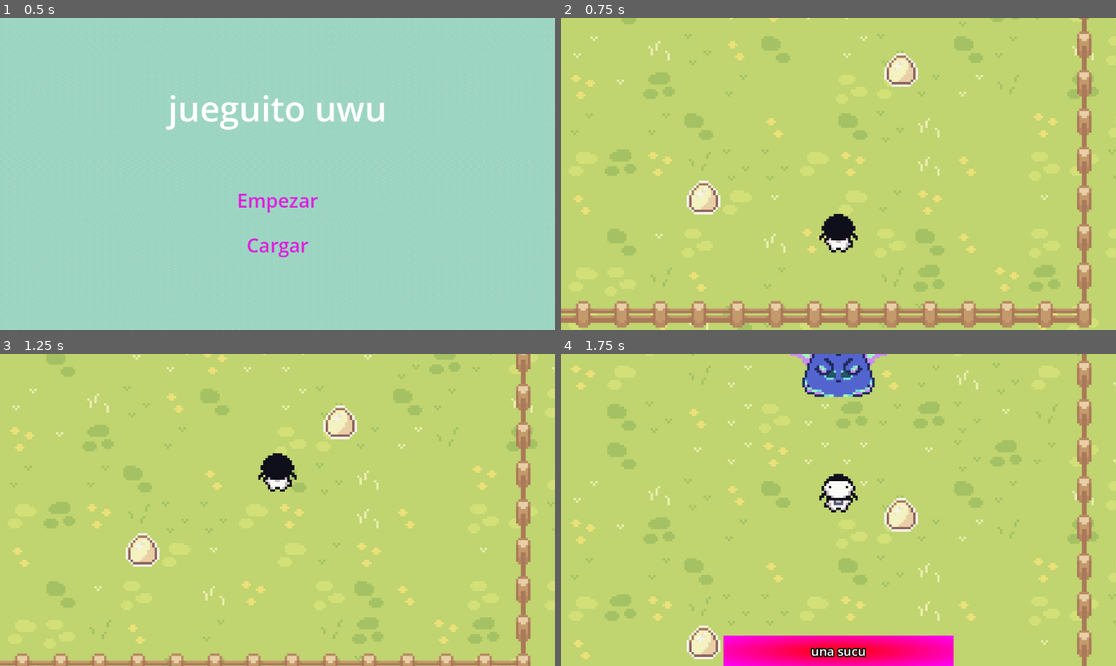
Above: before the commit, frames 1-4 (two rows, left to right).
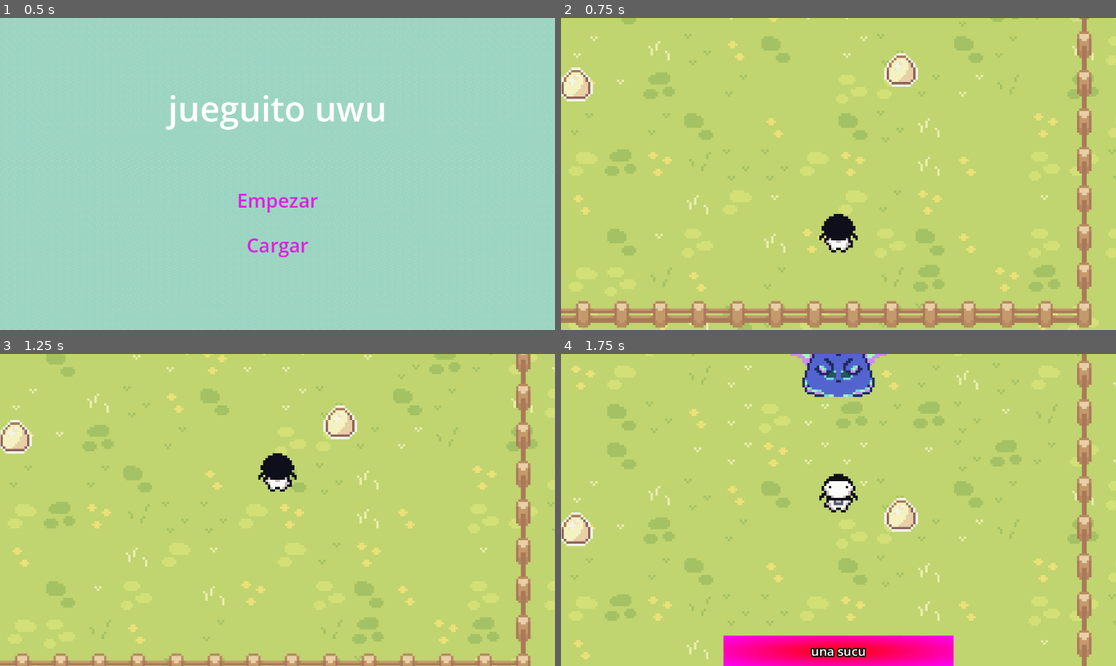
Above: after the commit, the same moments.

Repository: makiniqa/conocimiento-absurdo
Game: Godot game, scene res://Scenes/game.tscn
Same seed, same stepped clock (60 frames per second), same inputs: the game is played once before the commit and once after it.
Inputs:
- Up to frame 1 (0.5 s): no input
- Up to frame 2 (0.75 s): click "Empezar" at 0.5 s
- Up to frame 3 (1.25 s): no input
- Up to frame 4 (1.75 s): tap Enter at 1.25 s; hold Right (right) from 1.28 s (still down); tap Z at 1.35 s; tap Space at 1.52 s

Frame 1 is identical in both runs. In frame 2, 1.0% of the frame differs, in the area x 0-29%, y 15-64%; in frame 3, 1.0%; in frame 4, 1.0%.

Commit message:
no podés agarrar la hojita hasta no tener el plan

Diff:
--- a/Scenes/nivel_1.tscn
+++ b/Scenes/nivel_1.tscn
@@ -734,7 +734,7 @@
 shape = SubResource("RectangleShape2D_xvap8")
 
 [node name="hojita" parent="." unique_id=384207566 instance=ExtResource("4_22i05")]
-position = Vector2(-125, -43)
+position = Vector2(-241, 153)
 scale = Vector2(0.35551965, 0.35551965)
 texture = ExtResource("7_kyajb")
 
@@ -751,7 +751,7 @@
 shape = SubResource("RectangleShape2D_rjvxo")
 
 [node name="Vuvuzela" parent="." unique_id=458951742 instance=ExtResource("4_22i05")]
-position = Vector2(-196, 82)
+position = Vector2(-221, -16)
 texture = ExtResource("9_xvap8")
 
 [node name="Manzana" parent="." unique_id=353815338 instance=ExtResource("4_22i05")]
@@ -763,7 +763,7 @@
 texture = ExtResource("9_xvap8")
 
 [node name="Gatito" parent="." unique_id=1661824083 instance=ExtResource("4_22i05")]
-position = Vector2(-102, 134)
+position = Vector2(-155, 87)
 texture = ExtResource("9_xvap8")
 
 [node name="Kiosko" parent="." unique_id=810447935 instance=ExtResource("4_22i05")]
--- a/Scripts/nivel_1.gd
+++ b/Scripts/nivel_1.gd
@@ -64,9 +64,13 @@
 		$AnimatedGate.active = true
 func _on_hojita_interact() -> void:
 	$Player.active = false
-	$hojita.queue_free()
-	personita_tiene_hojita = true
-	$DialogueBox.queue_display_text("omg una hojita hii", DialogueBox.default_talking_speed, "default", false, true)
+	if personita_tiene_marcadores:
+		$hojita.queue_free()
+		personita_tiene_hojita = true
+		$DialogueBox.queue_display_text("omg una hojita hii", DialogueBox.default_talking_speed, "default", false, true)
+	else:
+		$DialogueBox.queue_display_text("hay una hoja en el piso", DialogueBox.default_talking_speed, "default")
+		$DialogueBox.queue_display_text("pero no tenés nada para escribir", DialogueBox.default_talking_speed, "default")
 
 func _on_libreria_interact() -> void:
 	$Player.active = false
